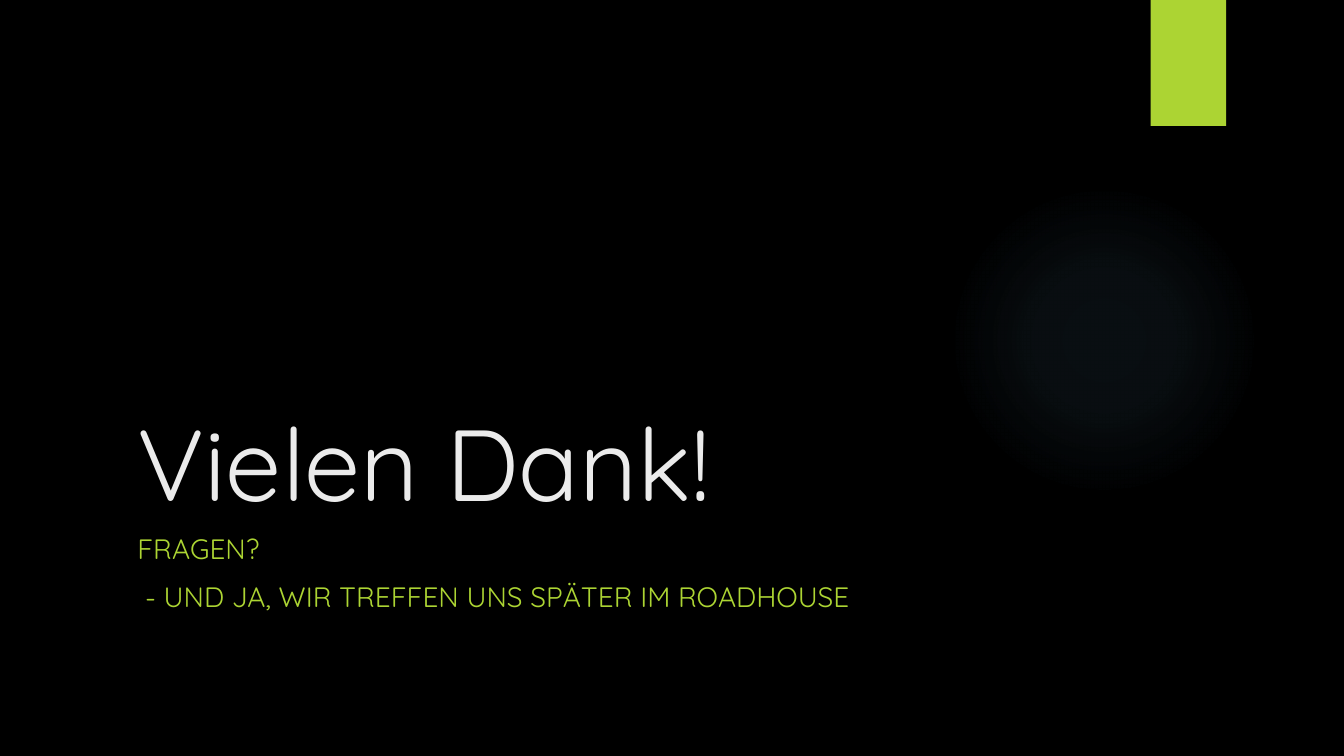
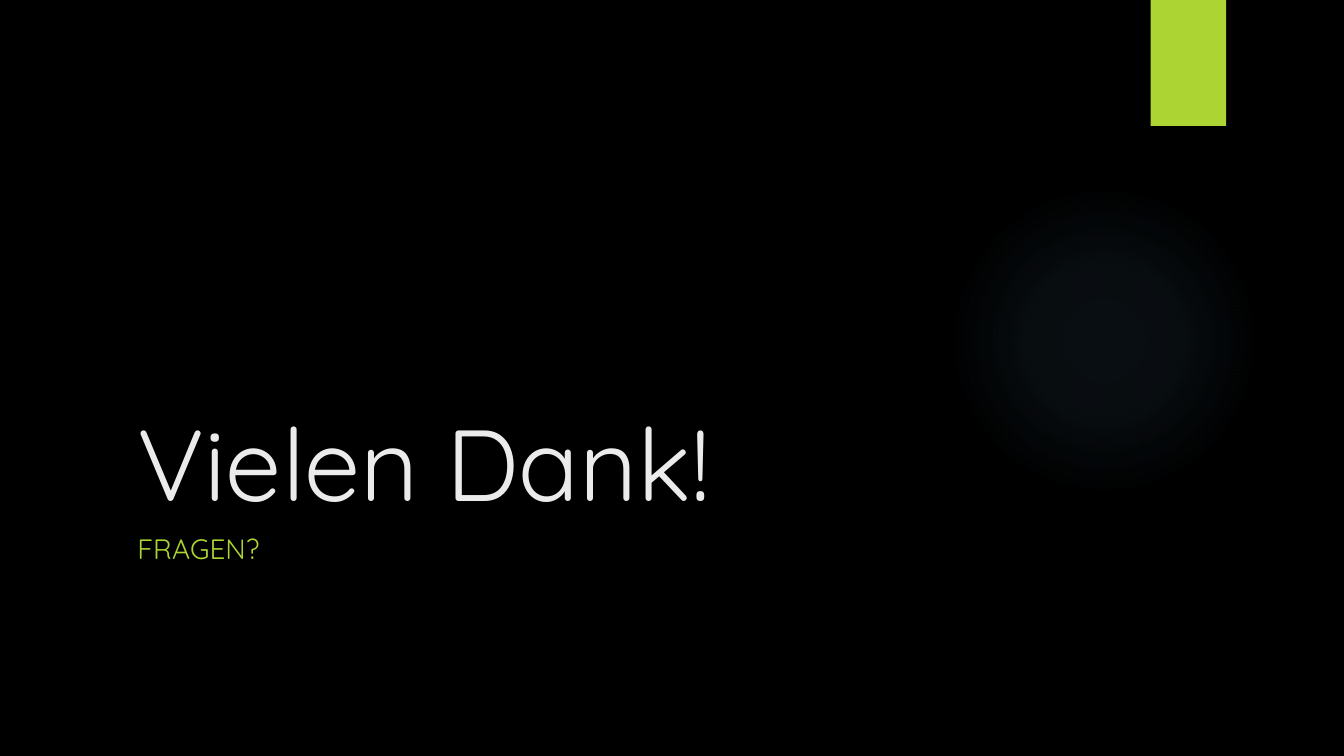
Before and after one commit to lucakuendig/INM21_Group_B, a slide deck: slide 14 of 06_Praesentation/Praesentation_Mangel_Manager.pptx (slide 10 before the commit). Drawn at 1344x756 pixels with LibreOffice and Linux fonts; fonts in the diff are those of the drawing; background and template pictures are left out. Boxes give left, top, right and bottom in pixels: in the first picture for what was removed or moved away, otherwise in the second. Text is boxed around its words. In the diff, an @@ line names an element or a change of style, - is before the commit and + after.

```diff
--- a/06_Praesentation/Praesentation_Mangel_Manager.pptx
+++ b/06_Praesentation/Praesentation_Mangel_Manager.pptx
@@ subtitle at (164, 583, 849, 611): paragraph removed @@
-- UND JA, WIR TREFFEN UNS SPÄTER IM ROADHOUSE
```
Also in this commit, not shown: 6 other slides changed, 6 slides added, 2 slides removed.
